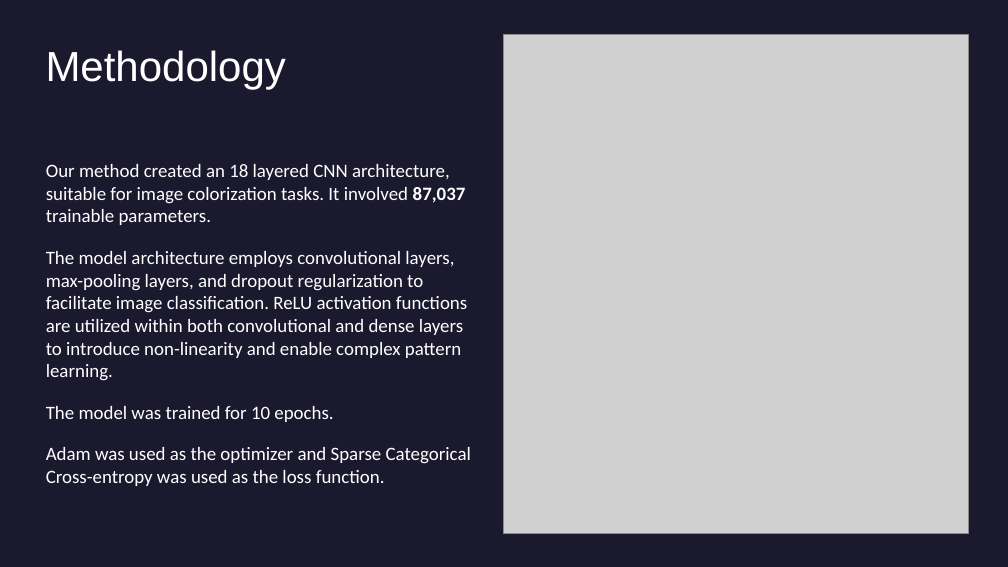
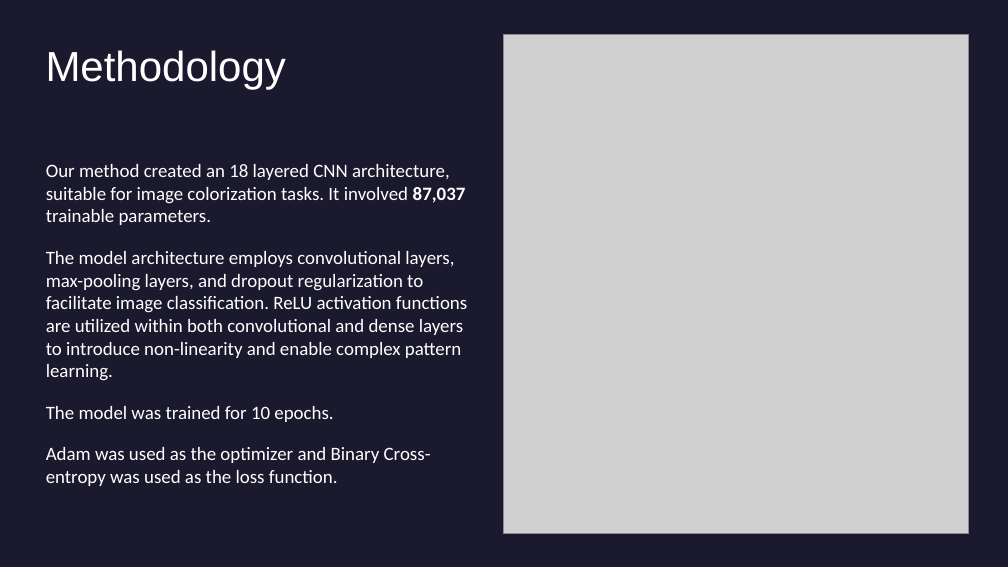
Before and after one commit to SahilDanayak/DA322-Course-Project, a slide deck: slide 11 of Report.pptx. Drawn at 1008x567 pixels with LibreOffice and Linux fonts; fonts in the diff are those of the drawing; grey boxes stand for pictures. Boxes give left, top, right and bottom in pixels: in the first picture for what was removed or moved away, otherwise in the second. Text is boxed around its words. In the diff, an @@ line names an element or a change of style, - is before the commit and + after.

Commit message:
Report Modified

```diff
--- a/Report.pptx
+++ b/Report.pptx
@@ text at <box>46,447,431,486</box>: text changed @@
-Adam was used as the optimizer and Sparse Categorical Cross-entropy was used as the loss function.
+Adam was used as the optimizer and Binary Cross-entropy was used as the loss function.
```
